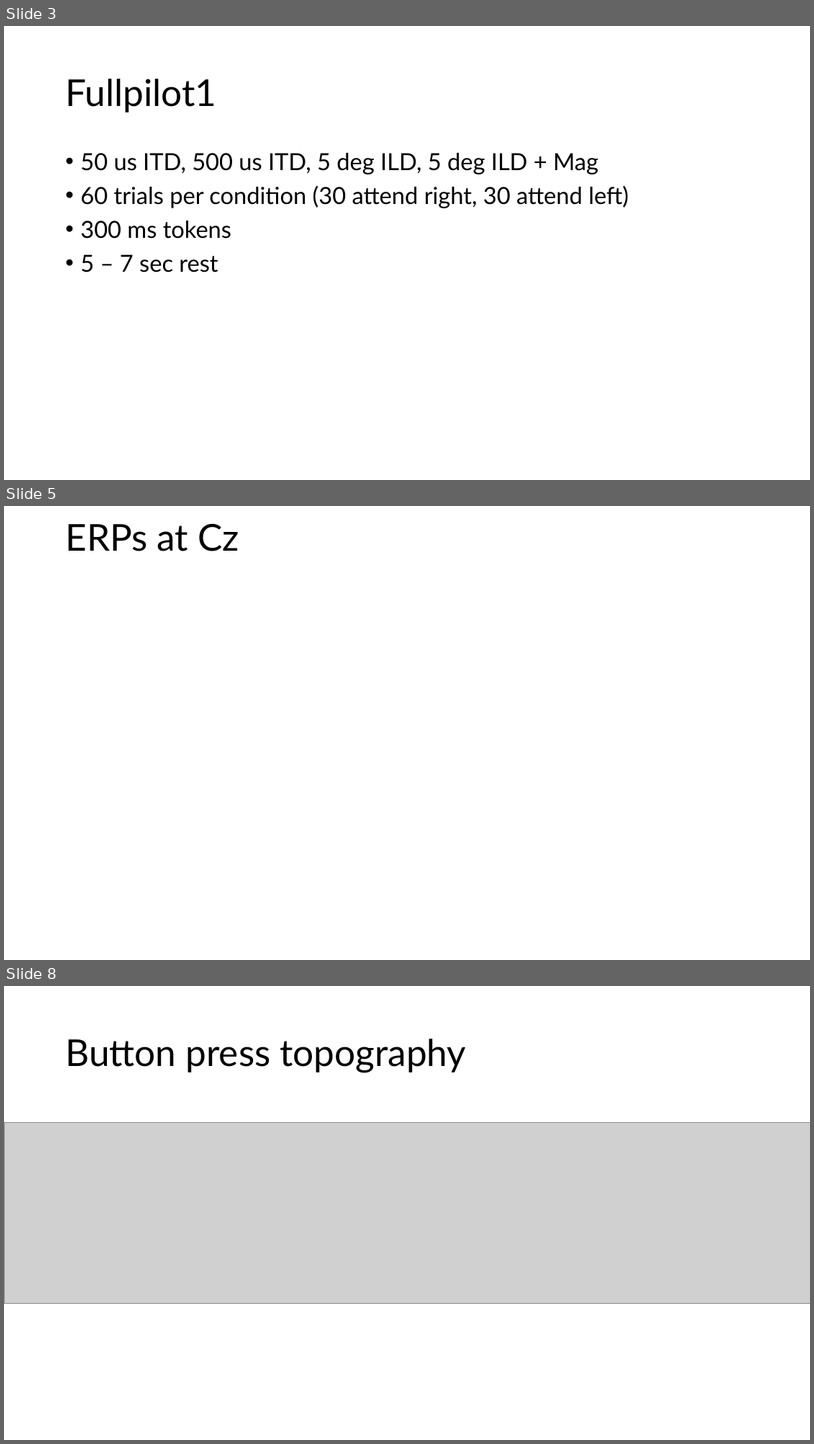
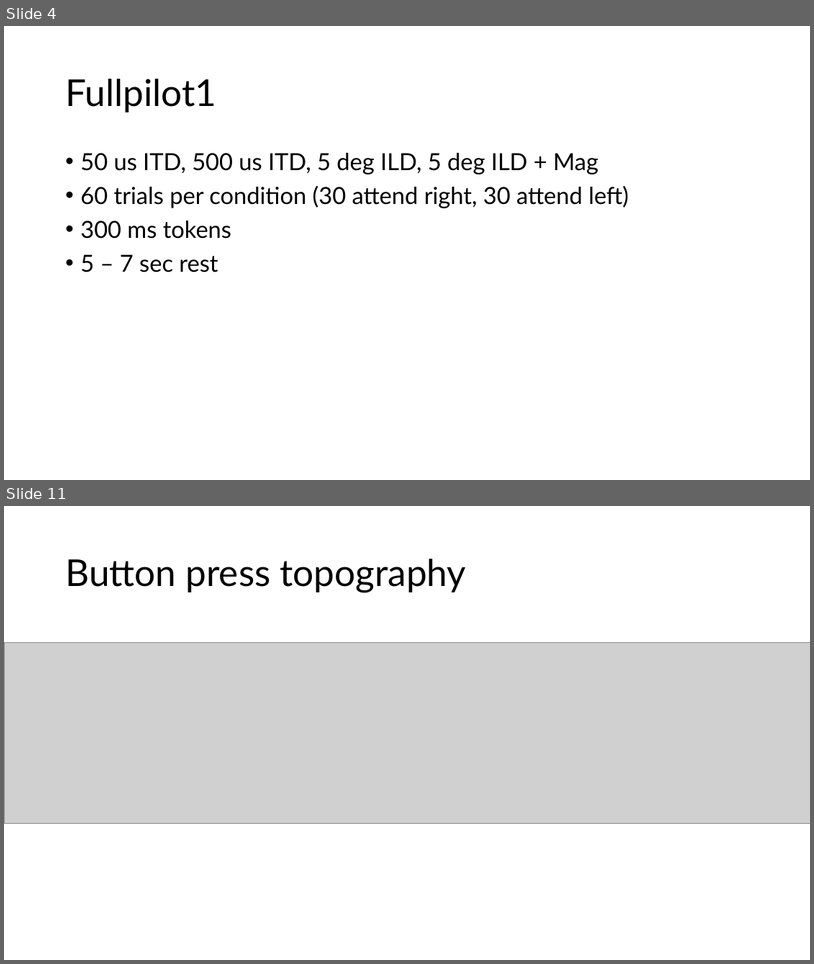
Before and after one commit to brichard28/MILD-Master, a slide deck: mild_master_neuroimaging_pilot.pptx. Shown one above the other, each under a label of ours: slides 3, 5 and 8 before the commit, slides 4 and 11 after it; the slides between them are not shown. The pictures are 814x1444 and 814x964 pixels, drawn with LibreOffice and Linux fonts; fonts in the diff are those of the drawing; grey boxes stand for pictures; background and template pictures are left out. Boxes give left, top, right and bottom in pixels: in the first picture for what was removed or moved away, otherwise in the second. Text is boxed around its words. In the diff, an @@ line names an element or a change of style, - is before the commit and + after.

```diff
--- a/mild_master_neuroimaging_pilot.pptx
+++ b/mild_master_neuroimaging_pilot.pptx
@@ slide 5 removed at (x1=4, y1=506, x2=810, y2=960), background picture (left out) @@
@@ title removed at (x1=65, y1=523, x2=239, y2=551) @@
-ERPs at Cz
@@ what was slide 3 is now slide 4 @@
@@ what was slide 8 is now slide 11 @@
```
Also in this commit, not shown: 2 slides changed, 10 slides added, 4 other slides removed, 7 other files.
